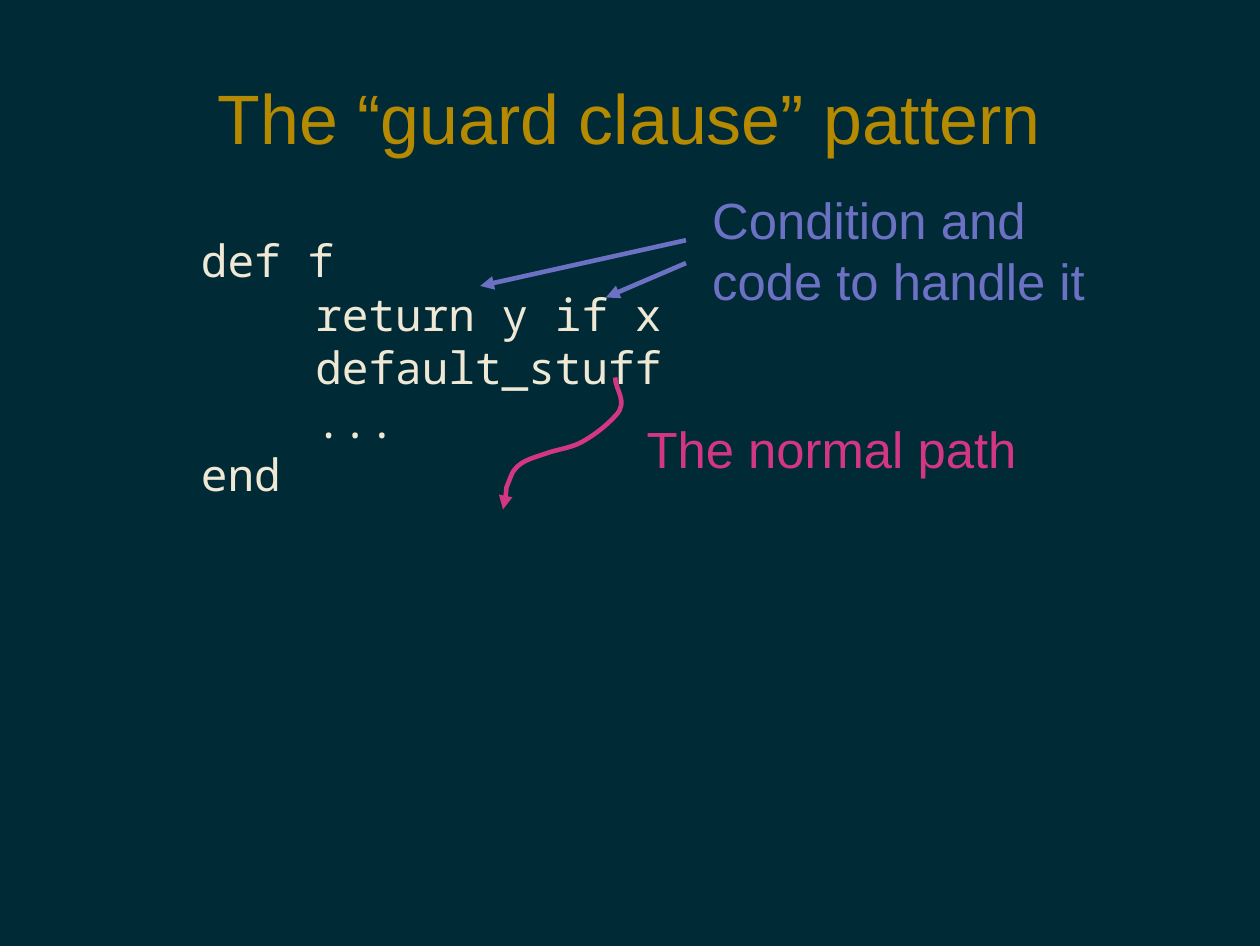
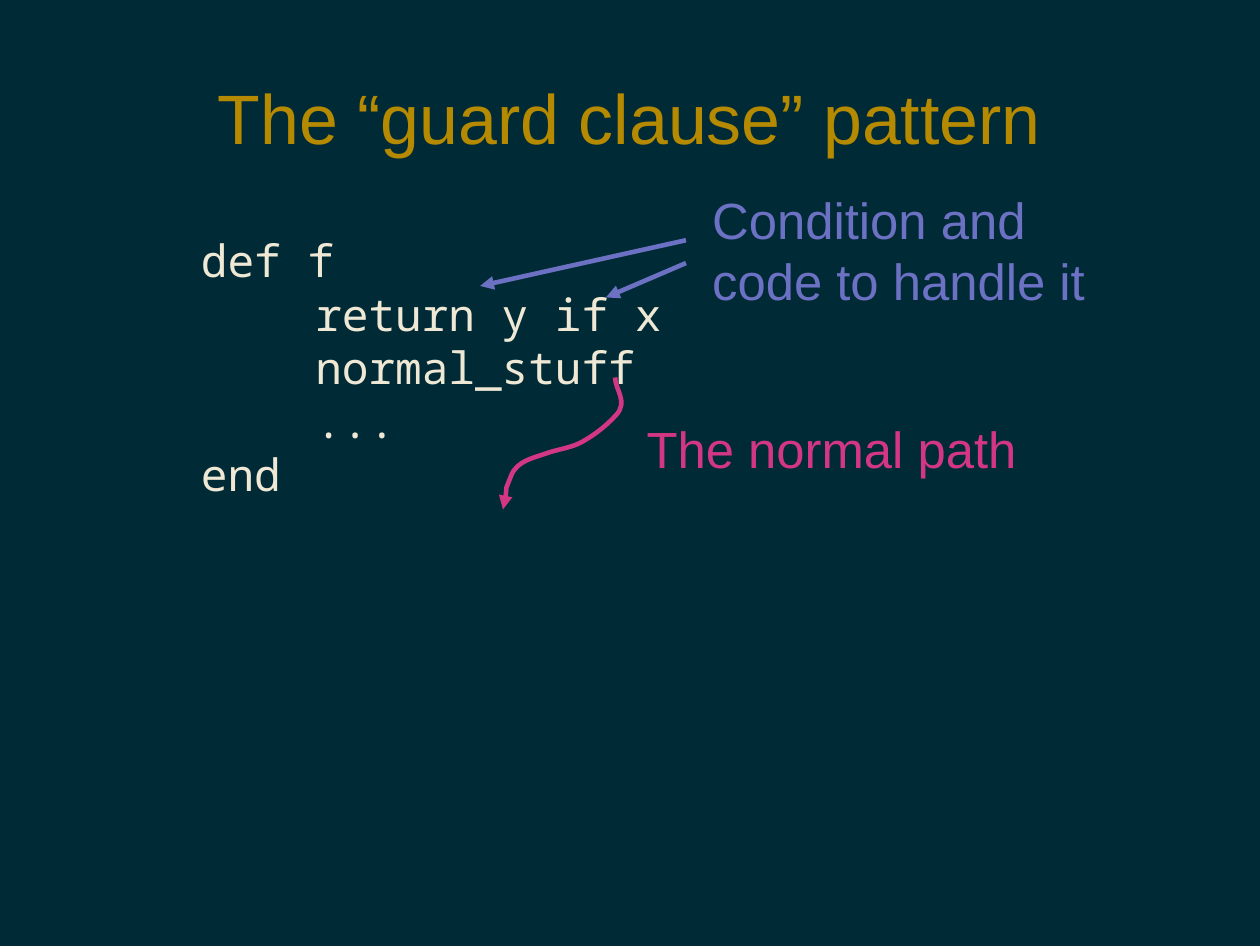
Before and after one commit to pdg137/always-default-to-false, a slide deck: slide 8 of always-default-to-false.odp. Drawn at 1260x946 pixels with LibreOffice and Linux fonts; fonts in the diff are those of the drawing. Boxes give left, top, right and bottom in pixels: in the first picture for what was removed or moved away, otherwise in the second. Text is boxed around its words. In the diff, an @@ line names an element or a change of style, - is before the commit and + after.

```diff
--- a/always-default-to-false.odp
+++ b/always-default-to-false.odp
@@ text at box(315, 350, 635, 396): text changed @@
-default_stuff
+normal_stuff
```
Also in this commit, not shown: 3 other slides changed, 1 slide added.
